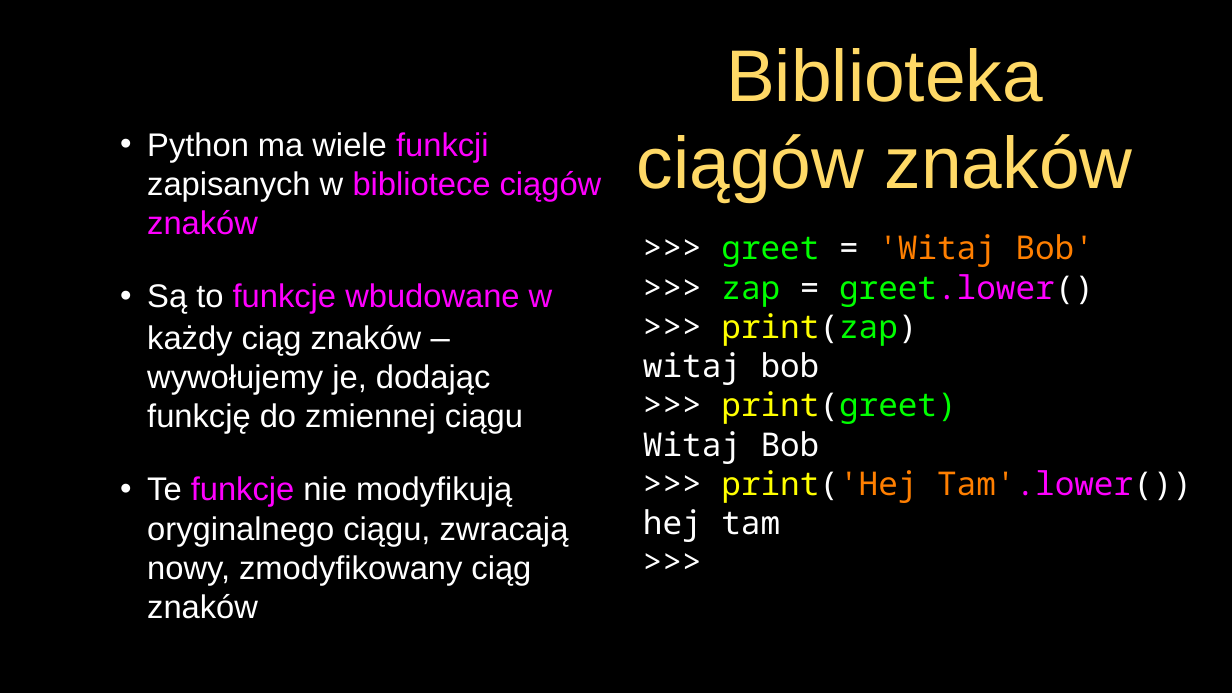
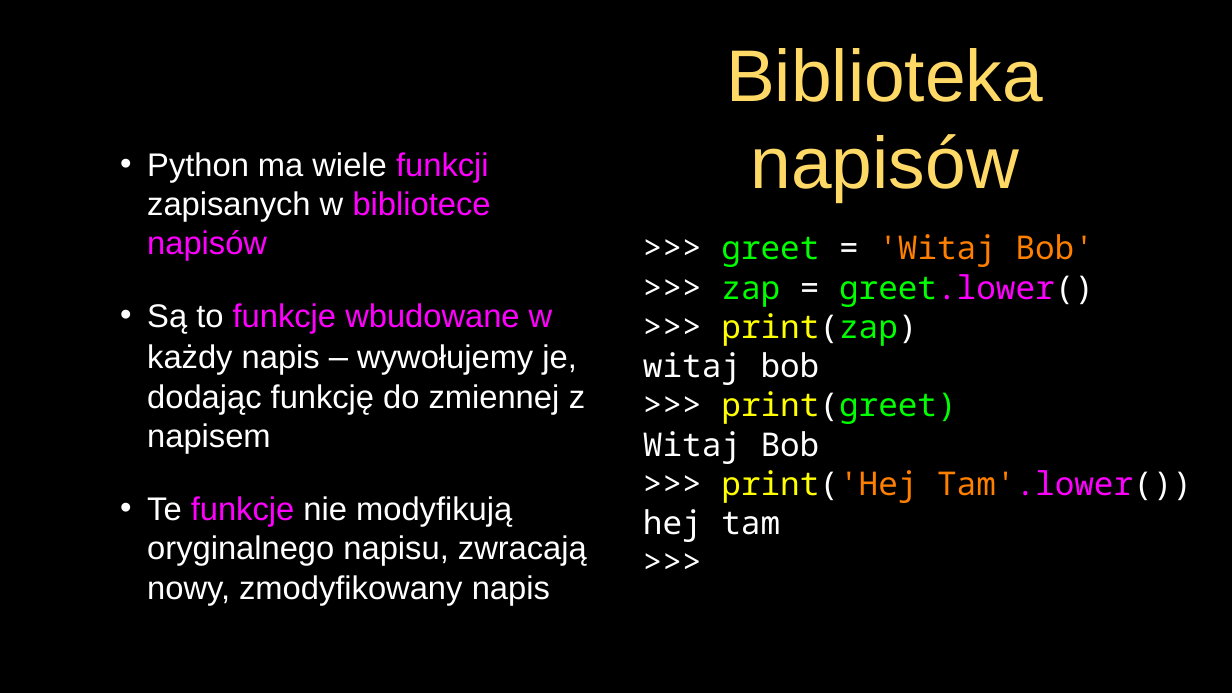
Before and after one commit to andre-wojtowicz/py4e-pl, a slide deck: slide 21 of lectures3/Pythonlearn-06-Strings-PL.pptx. Drawn at 1232x693 pixels with LibreOffice and Linux fonts; fonts in the diff are those of the drawing. Boxes give left, top, right and bottom in pixels: in the first picture for what was removed or moved away, otherwise in the second. Text is boxed around its words. In the diff, an @@ line names an element or a change of style, - is before the commit and + after.

```diff
--- a/lectures3/Pythonlearn-06-Strings-PL.pptx
+++ b/lectures3/Pythonlearn-06-Strings-PL.pptx
@@ title at <box>726,48,1043,203</box>: text changed @@
-Biblioteka ciągów znaków
+Biblioteka napisów
@@ text at <box>147,152,587,605</box>: text changed @@
-• Python ma wiele funkcji zapisanych w bibliotece ciągów znaków
-• Są to funkcje wbudowane w każdy ciąg znaków – wywołujemy je, dodając funkcję do zmiennej ciągu
-• Te funkcje nie modyfikują oryginalnego ciągu, zwracają nowy, zmodyfikowany ciąg znaków
+• Python ma wiele funkcji zapisanych w bibliotece napisów
+• Są to funkcje wbudowane w każdy napis – wywołujemy je, dodając funkcję do zmiennej z napisem
+• Te funkcje nie modyfikują oryginalnego napisu, zwracają nowy, zmodyfikowany napis
```
Also in this commit, not shown: 27 other slides changed, 14 other files.
